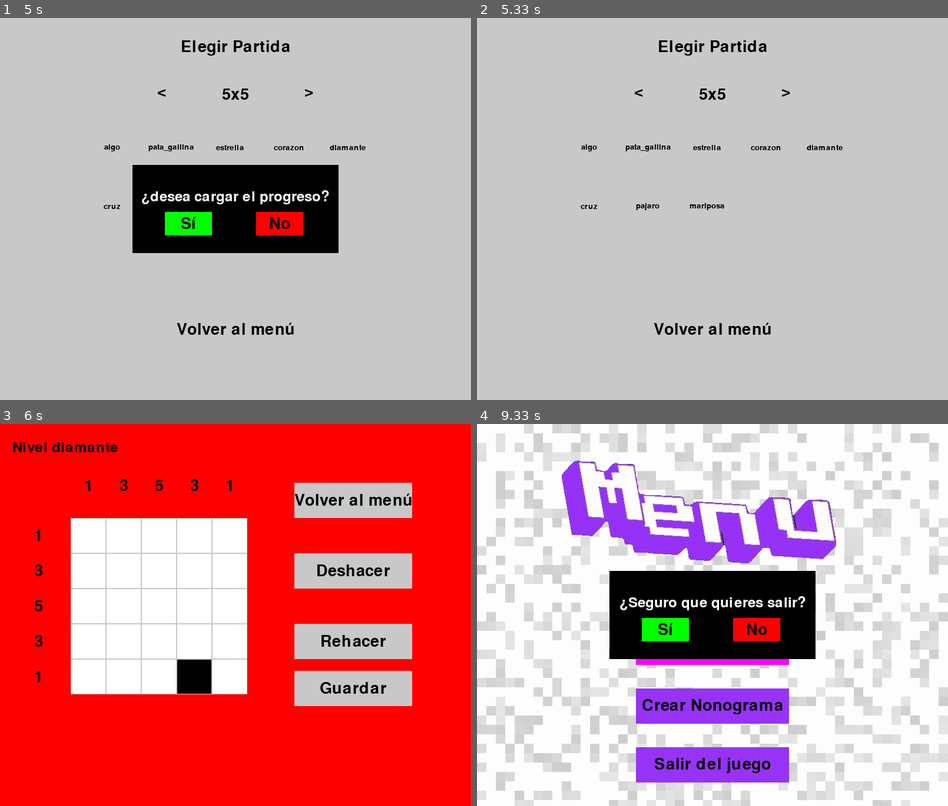
Above: before the commit, frames 1-4 (two rows, left to right).
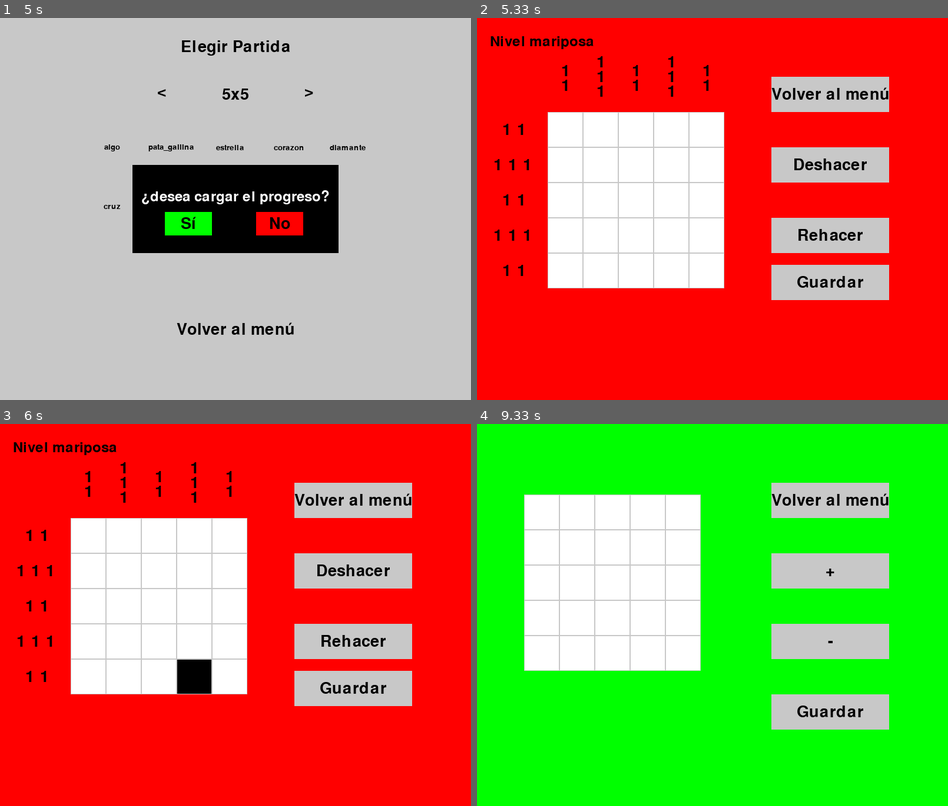
Above: after the commit, the same moments.

Repository: Diego-ipt/Pygame_nonograma
Game: pygame game, started from inicio.py
Same seed, same stepped clock (60 frames per second), same inputs: the game is played once before the commit and once after it.
Inputs (mouse positions are in pixels of both pictures, inside the frame that each line leads up to):
- Up to frame 1 (5 s): press the mouse at (235, 239) at 0.37 s; move the mouse to (169, 216) at 0.47 s; release the mouse at (108, 189) at 0.6 s; press the mouse at (310, 90) at 0.7 s; move the mouse to (348, 197) at 0.8 s; release the mouse at (386, 300) at 0.93 s; click "gato" at 1.05 s; press the mouse at (310, 90) at 1.37 s; move the mouse to (216, 189) at 1.47 s; release the mouse at (122, 293) at 1.6 s; click "Crear Nonograma" at 1.8 s; press the mouse at (353, 304) at 2.1 s; move the mouse to (287, 285) at 2.2 s; move the mouse to (221, 266) at 2.3 s; release the mouse at (221, 266) at 2.33 s; press the mouse at (188, 224) at 2.53 s; move the mouse to (292, 277) at 2.63 s; release the mouse at (395, 331) at 2.77 s; press the mouse at (353, 94) at 2.93 s; move the mouse to (292, 170) at 3.03 s; release the mouse at (226, 247) at 3.17 s; move the mouse to (235, 357) at 3.3 s; press the mouse at (235, 357) at 3.33 s; move the mouse to (273, 243) at 3.43 s; release the mouse at (310, 124) at 3.57 s; press the mouse at (235, 239) at 3.77 s; move the mouse to (249, 281) at 3.87 s; move the mouse to (268, 323) at 3.97 s; release the mouse at (268, 323) at 4 s; press the mouse at (160, 90) at 4.2 s; move the mouse to (268, 209) at 4.3 s; release the mouse at (376, 327) at 4.43 s; press the mouse at (310, 90) at 4.53 s; move the mouse to (277, 178) at 4.63 s; release the mouse at (244, 266) at 4.77 s; press the mouse at (230, 205) at 4.87 s; move the mouse to (310, 186) at 4.97 s
- Up to frame 2 (5.33 s): release the mouse at (867, 170) at 5.1 s; press the mouse at (754, 224) at 5.2 s; move the mouse to (721, 174) at 5.3 s
- Up to frame 3 (6 s): release the mouse at (211, 534) at 5.43 s; press the mouse at (348, 553) at 5.53 s; move the mouse to (348, 546) at 5.63 s; release the mouse at (353, 534) at 5.77 s; click (197, 664) at 5.92 s
- Up to frame 4 (9.33 s): press the mouse at (674, 664) at 6.2 s; move the mouse to (717, 607) at 6.3 s; release the mouse at (759, 550) at 6.43 s; press the mouse at (830, 569) at 6.6 s; move the mouse to (820, 641) at 6.7 s; release the mouse at (816, 710) at 6.83 s; move the mouse to (830, 641) at 6.97 s; press the mouse at (830, 641) at 7 s; move the mouse to (816, 679) at 7.1 s; release the mouse at (801, 718) at 7.23 s; press the mouse at (830, 500) at 7.4 s; move the mouse to (844, 538) at 7.5 s; release the mouse at (858, 576) at 7.63 s; press the mouse at (830, 500) at 7.8 s; move the mouse to (745, 607) at 7.9 s; release the mouse at (660, 714) at 8.03 s; press the mouse at (830, 569) at 8.23 s; move the mouse to (693, 534) at 8.33 s; release the mouse at (557, 500) at 8.47 s; move the mouse to (830, 500) at 8.63 s; press the mouse at (830, 500) at 8.67 s; move the mouse to (787, 599) at 8.77 s; release the mouse at (740, 702) at 8.9 s; press the mouse at (712, 763) at 9.07 s; move the mouse to (646, 634) at 9.17 s; release the mouse at (585, 504) at 9.3 s

Frame 1 is identical in both runs. In frame 2, 91% of the frame differs, in the area x 0-100%, y 0-100%; in frame 3, 0.9%; in frame 4, 91%.

Commit message:
Fix: se arreglo el bug de la seleccion del progreso

Diff:
--- /dev/null
+++ b/levels/Registros/8_10_base.json
@@ -0,0 +1 @@
+{"identificador": "8_10_base", "avance": [[0, 1, 0, 0, 0, 0, 0, 0, 0, 0], [0, 0, 0, 0, 0, 0, 0, 0, 0, 0], [0, 0, 0, 1, 0, 0, 0, 0, 0, 0], [0, 0, 0, 0, 0, 0, 0, 0, 0, 0], [0, 0, 0, 0, 0, 0, 0, 0, 0, 0], [0, 0, 0, 0, 0, 1, 0, 0, 0, 0], [0, 0, 0, 0, 0, 0, 0, 0, 0, 0], [0, 0, 0, 0, 0, 0, 1, 0, 0, 0], [0, 0, 0, 0, 0, 0, 0, 0, 1, 0], [0, 0, 0, 0, 0, 0, 0, 0, 0, 0]]}
--- a/levels/Registros/8_5_base.json
+++ b/levels/Registros/8_5_base.json
@@ -1 +1 @@
-{"identificador": "8_5_base", "avance": [[0, 0, 0, 0, 0], [0, 1, 0, 1, 0], [0, 0, 0, 0, 0], [0, 1, 0, 1, 0], [0, 0, 0, 0, 0]]}
+{"identificador": "8_5_base", "avance": [[0, 0, 1, 0, 0], [0, 1, 0, 1, 0], [0, 0, 1, 0, 0], [0, 1, 0, 1, 0], [0, 0, 1, 0, 0]]}
--- a/nonograma_core/Elementos_graficos/elementos_menus.py
+++ b/nonograma_core/Elementos_graficos/elementos_menus.py
@@ -66,6 +66,22 @@
 
     mostrar_texto(texto, font, color_text, pantalla, x + (ancho // 2), y + (alto // 2))
 
+# Función para los botones
+def boton_sin_reset(texto, x, y, ancho, alto, color_base, color_presionado, pantalla, accion=None, color_text=NEGRO):
+    raton = pygame.mouse.get_pos()
+    click = pygame.mouse.get_pressed()
+
+    if x + ancho > raton[0] > x and y + alto > raton[1] > y:
+        if color_presionado != NOTHING:
+            pygame.draw.rect(pantalla, color_presionado, (x, y, ancho, alto))
+        if click[0] == 1 and accion is not None:
+            accion()
+    else:
+        if color_base != NOTHING:
+            pygame.draw.rect(pantalla, color_base, (x, y, ancho, alto))
+
+    mostrar_texto(texto, fuente, color_text, pantalla, x + (ancho // 2), y + (alto // 2))
+
 # Función para dibujar una cuadrícula menu
 def dibujar_grid(pantalla, filas, columnas, tamano_celda, color_activo, color_inactivo, grid_estado):
     for fila in range(filas):
--- a/nonograma_core/Logica/registros.py
+++ b/nonograma_core/Logica/registros.py
@@ -32,7 +32,7 @@
 
 class Search_progress():
     def __init__(self):
-        print("Buscando progreso")
+        print("Inicializando buscador")
         self.avance = None
 
     def Search(self, identificador):
@@ -45,5 +45,7 @@
             with open(file_path, 'r') as file:
                 level = json.load(file)
                 self.avance = level["avance"]
-                return level["avance"]
-        return None
+            return True
+        else:
+            print(f"No se encontro progreso")
+            return False
--- a/nonograma_core/Ventanas/VentanaElegirPartida.py
+++ b/nonograma_core/Ventanas/VentanaElegirPartida.py
@@ -39,6 +39,8 @@
         self.selectt = False #para confirmar si se selecciono un boton
         self.eleccion = False   #para confirmar si se desea cargar el progreso
         self.search = Search_progress()
+        self.bandera_search = False
+        self.game = None
 
     def seleccion_boton(self):
         self.selectt = True
@@ -107,6 +109,19 @@
         if self.confirmando:
             self.ventana_confirmacion()
 
+        if self.bandera_search:
+            if self.selectt:
+                print("Se selecciono un boton")
+                if self.eleccion:
+                    print("cargando partida con progreso")
+                    for row in range(self.game.board.grid_size):
+                        for col in range(self.game.board.grid_size):
+                            self.game.board.board[row][col].clicked = self.search.avance[row][col]
+                    self.iniciar_juego(self.game)
+                else:
+                    print("No se cargo el progreso")
+                    self.iniciar_juego(self.game)
+
 
     def seleccionar_nivel(self, nombre_nivel):
         # Encuentra el archivo correspondiente al nivel seleccionado
@@ -127,18 +142,12 @@
         typelvl = "base" #cambiar cuando se eliga nivel personalizado
         id= (str(level_data['nivel']) + "_" + str(level_data['grid_size'])+"_"+typelvl)
 
-        game = Game(grid_size=grid_size, matriz_solucion=matriz_solucion, identificador=id)
-        self.search.Search(id)
+        self.game = Game(grid_size=grid_size, matriz_solucion=matriz_solucion, identificador=id)
+        Bandera_progreso= self.search.Search(id)
 
-        if(self.search.avance != None):
+        if(Bandera_progreso):
             self.iniciar_ventana_confirmacion()
-            if self.selectt:
-                if self.eleccion:
-                    for row in range(grid_size):
-                        for col in range(grid_size):
-                            game.board.board[row][col].clicked = self.search.avance[row][col]
-                    self.iniciar_juego(game)
-                else:
-                    self.iniciar_juego(game)
+            self.bandera_search = True
         else:
-            self.iniciar_juego(game)
+            print("No se encontro el progreso")
+            self.iniciar_juego(self.game)
